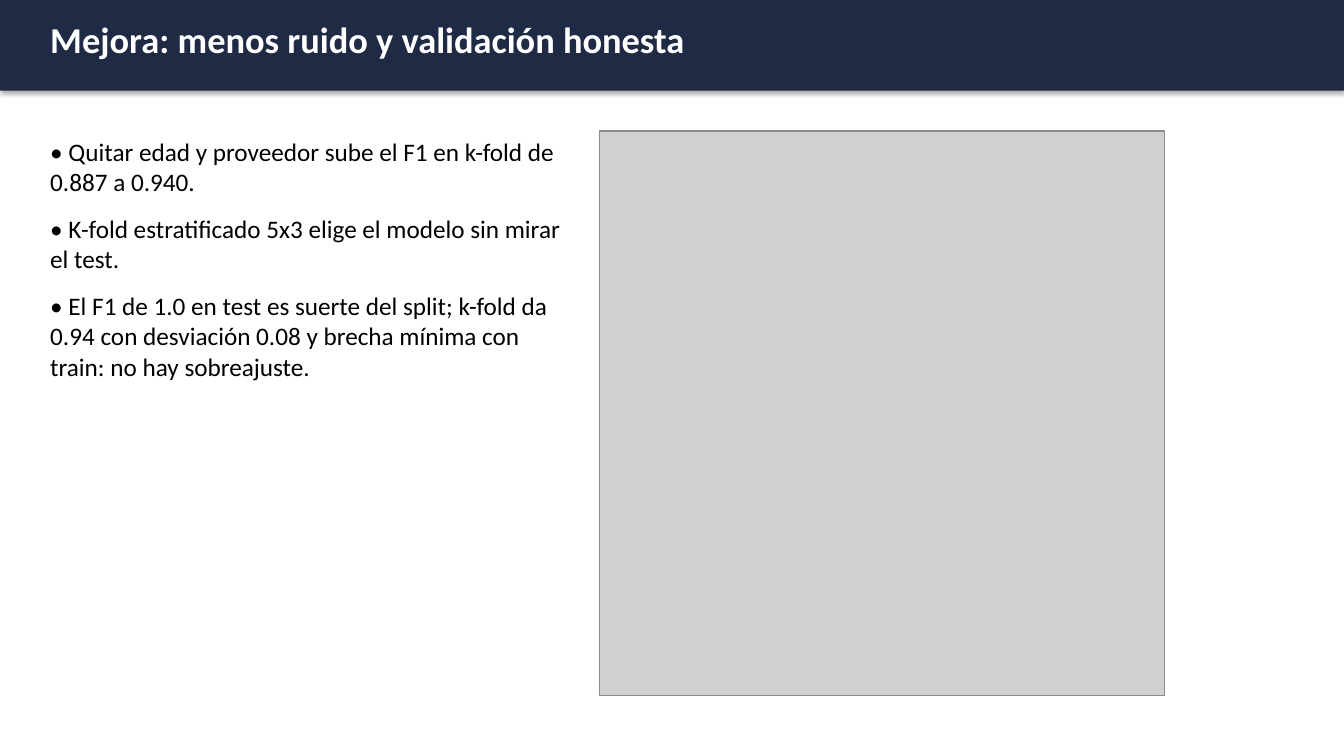
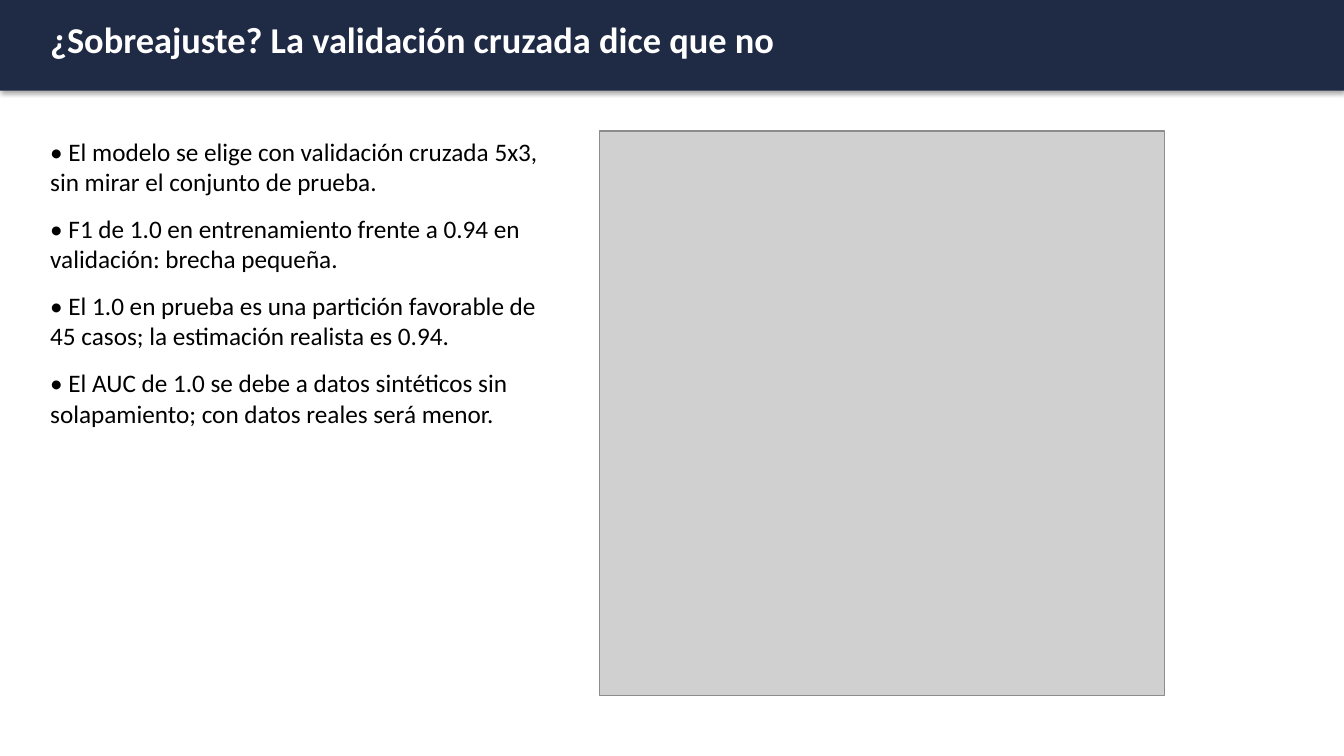
Before and after one commit to CesarPR30/Practica04, a slide deck: slide 6 of presentacion/presentacion_practica4.pptx (slide 5 before the commit). Drawn at 1344x756 pixels with LibreOffice and Linux fonts; fonts in the diff are those of the drawing; grey boxes stand for pictures. Boxes give left, top, right and bottom in pixels: in the first picture for what was removed or moved away, otherwise in the second. Text is boxed around its words. In the diff, an @@ line names an element or a change of style, - is before the commit and + after.

Commit message:
Regenera capturas, actualiza informe y presentación con el modelo mejorado; agrega index para GitHub Pages

```diff
--- a/presentacion/presentacion_practica4.pptx
+++ b/presentacion/presentacion_practica4.pptx
@@ text at (50,27,774,59): text changed @@
-Mejora: menos ruido y validación honesta
+¿Sobreajuste? La validación cruzada dice que no
@@ text at (50,143,538,427): text changed @@
-• Quitar edad y proveedor sube el F1 en k-fold de 0.887 a 0.940.
-• K-fold estratificado 5x3 elige el modelo sin mirar el test.
-• El F1 de 1.0 en test es suerte del split; k-fold da 0.94 con desviación 0.08 y brecha mínima con train: no hay sobreajuste.
+• El modelo se elige con validación cruzada 5x3, sin mirar el conjunto de prueba.
+• F1 de 1.0 en entrenamiento frente a 0.94 en validación: brecha pequeña.
+• El 1.0 en prueba es una partición favorable de 45 casos; la estimación realista es 0.94.
+• El AUC de 1.0 se debe a datos sintéticos sin solapamiento; con datos reales será menor.
```
Also in this commit, not shown: 4 other slides changed, 1 slide added, 19 other files.
